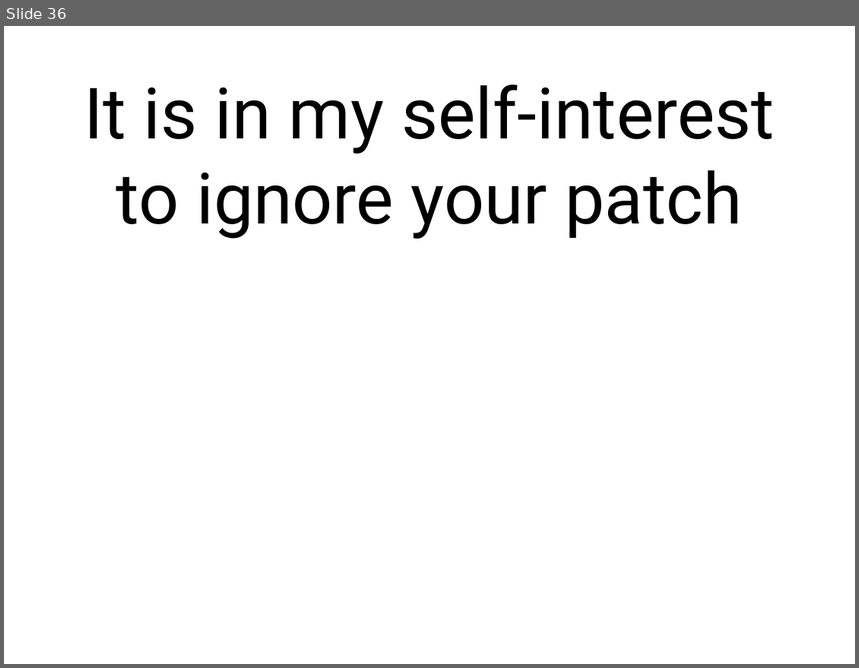
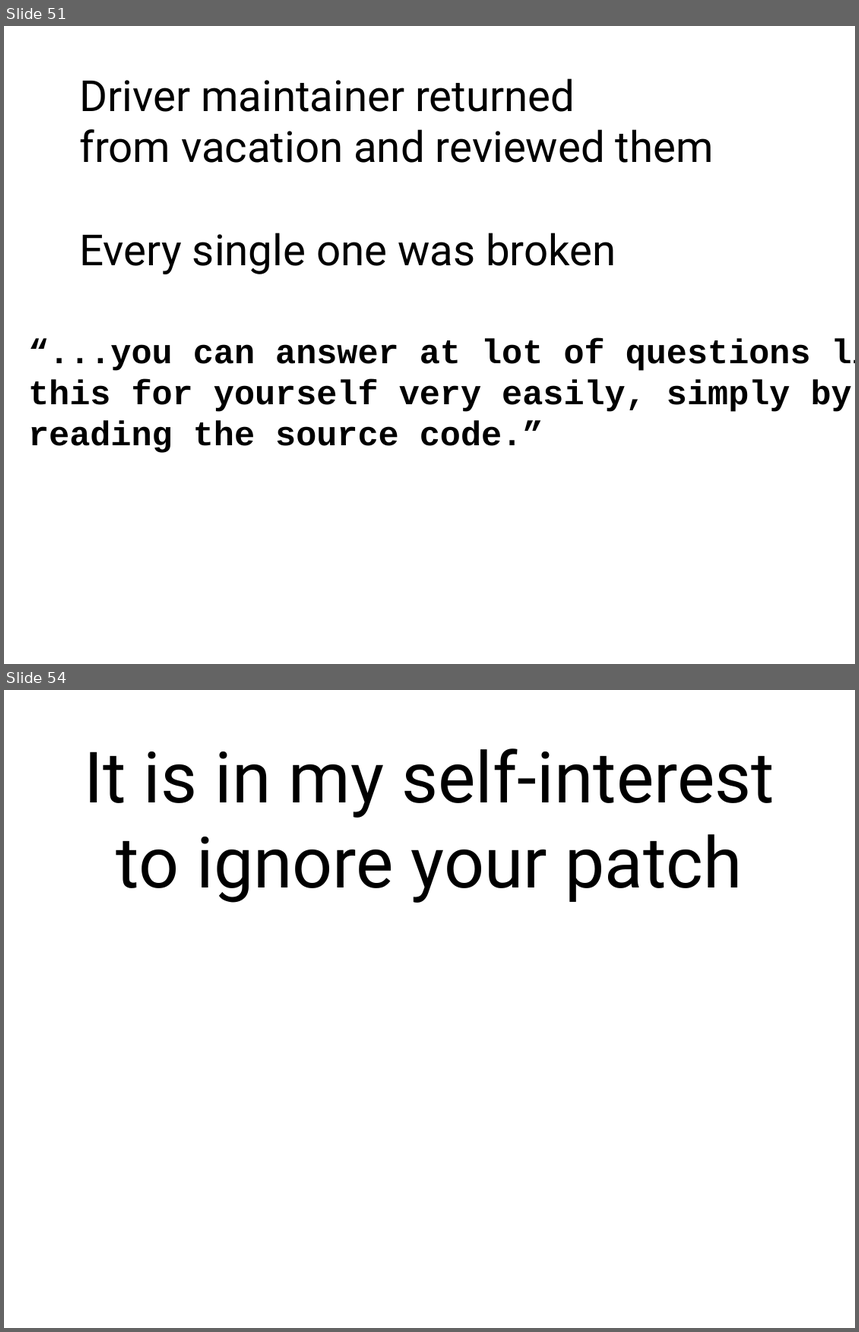
Before and after one commit to gregkh/presentation-linux-maintainer, a slide deck: maintainer.odp. Shown one above the other, each under a label of ours: slide 36 before the commit, slides 51 and 54 after it; the slides between them are not shown. The pictures are 859x668 and 859x1332 pixels, drawn with LibreOffice and Linux fonts; fonts in the diff are those of the drawing. Boxes give left, top, right and bottom in pixels: in the first picture for what was removed or moved away, otherwise in the second. Text is boxed around its words. In the diff, an @@ line names an element or a change of style, - is before the commit and + after.

```diff
--- a/maintainer.odp
+++ b/maintainer.odp
@@ slide 51 added at (4,26,855,664), background #FFFFFF @@
@@ text added at (80,78,714,275), 40 pt, text #000000 @@
+Driver maintainer returned
+from vacation and reviewed them
+Every single one was broken
@@ text added at (28,339,852,453), 32 pt, text #000000, bold @@
+“...you can answer at lot of questions like
+this for yourself very easily, simply by
+reading the source code.”
@@ what was slide 36 is now slide 54 @@
```
Also in this commit, not shown: 2 slides changed, 16 other slides added, 1 other file.
